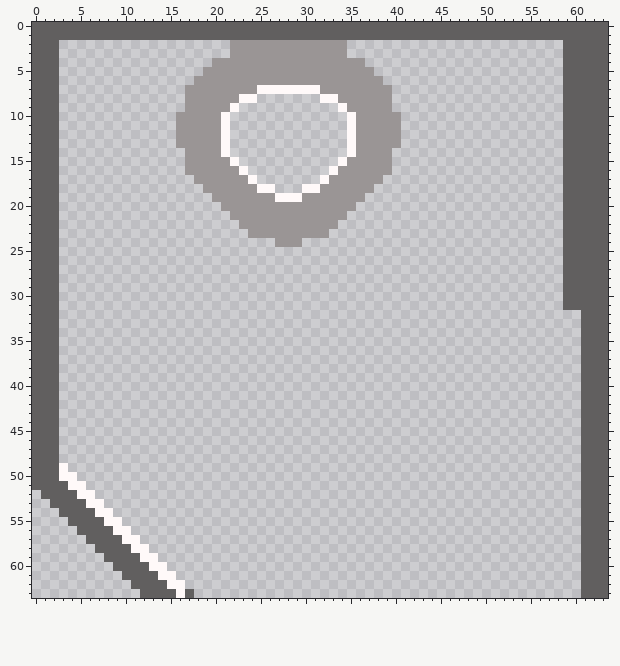
Pixel-art sprite, stored at games/cleaningGame/sprites/toiletleft.png. Above is the file before it was changed.
The file is 64x64 pixels.
The same view after the edit:
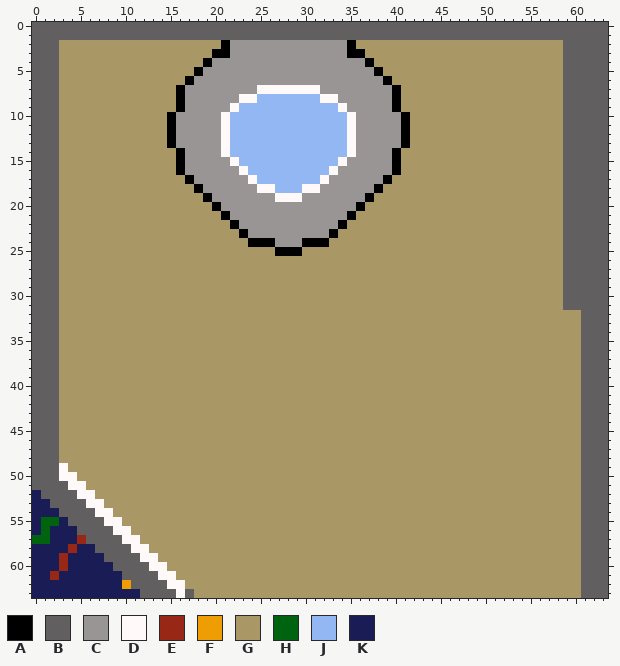
Palette (. is transparent): A #000000  B #615f5f  C #9a9595  D #fff9f9  E #982715  F #ee9e02  G #a99866  H #006310  J #92b7f2  K #1a1c56
From old to new:
y 2: x 3..21 ................... -> GGGGGGGGGGGGGGGGGGA; x 35..58 ........................ -> AGGGGGGGGGGGGGGGGGGGGGGG
y 3: x 3..21 ................... -> GGGGGGGGGGGGGGGGGAA; x 35..58 ........................ -> AAGGGGGGGGGGGGGGGGGGGGGG
y 4: x 3..19 ................. -> GGGGGGGGGGGGGGGGA; x 37..58 ...................... -> AGGGGGGGGGGGGGGGGGGGGG
y 5: x 3..18 ................ -> GGGGGGGGGGGGGGGA; x 38..58 ..................... -> AGGGGGGGGGGGGGGGGGGGG
y 6: x 3..17 ............... -> GGGGGGGGGGGGGGA; x 39..58 .................... -> AGGGGGGGGGGGGGGGGGGG
y 7: x 3..16 .............. -> GGGGGGGGGGGGGA; x 40..58 ................... -> AGGGGGGGGGGGGGGGGGG
y 8: x 3..16 .............. -> GGGGGGGGGGGGGA; x 25..31 ....... -> JJJJJJJ; x 40..58 ................... -> AGGGGGGGGGGGGGGGGGG
y 9: x 3..16 .............. -> GGGGGGGGGGGGGA; x 23..33 ........... -> JJJJJJJJJJJ; x 40..58 ................... -> AGGGGGGGGGGGGGGGGGG
y 10..13: x 3..15 ............. -> GGGGGGGGGGGGA; x 22..34 ............. -> JJJJJJJJJJJJJ; x 41..58 .................. -> AGGGGGGGGGGGGGGGGG
y 14: x 3..16 .............. -> GGGGGGGGGGGGGA; x 22..34 ............. -> JJJJJJJJJJJJJ; x 40..58 ................... -> AGGGGGGGGGGGGGGGGGG
y 15: x 3..16 .............. -> GGGGGGGGGGGGGA; x 23..33 ........... -> JJJJJJJJJJJ; x 40..58 ................... -> AGGGGGGGGGGGGGGGGGG
y 16: x 3..16 .............. -> GGGGGGGGGGGGGA; x 24..32 ......... -> JJJJJJJJJ; x 40..58 ................... -> AGGGGGGGGGGGGGGGGGG
y 17: x 3..17 ............... -> GGGGGGGGGGGGGGA; x 25..31 ....... -> JJJJJJJ; x 39..58 .................... -> AGGGGGGGGGGGGGGGGGGG
y 18: x 3..18 ................ -> GGGGGGGGGGGGGGGA; x 27..29 ... -> JJJ; x 38..58 ..................... -> AGGGGGGGGGGGGGGGGGGGG
y 19: x 3..19 ................. -> GGGGGGGGGGGGGGGGA; x 37..58 ...................... -> AGGGGGGGGGGGGGGGGGGGGG
y 20: x 3..20 .................. -> GGGGGGGGGGGGGGGGGA; x 36..58 ....................... -> AGGGGGGGGGGGGGGGGGGGGGG
y 21: x 3..21 ................... -> GGGGGGGGGGGGGGGGGGA; x 35..58 ........................ -> AGGGGGGGGGGGGGGGGGGGGGGG
y 22: x 3..22 .................... -> GGGGGGGGGGGGGGGGGGGA; x 34..58 ......................... -> AGGGGGGGGGGGGGGGGGGGGGGGG
y 23: x 3..23 ..................... -> GGGGGGGGGGGGGGGGGGGGA; x 33..58 .......................... -> AGGGGGGGGGGGGGGGGGGGGGGGGG
y 24: x 3..26 ........................ -> GGGGGGGGGGGGGGGGGGGGGAAA; x 30..58 ............................. -> AAAGGGGGGGGGGGGGGGGGGGGGGGGGG
y 25: x 3..58 ........................................................ -> GGGGGGGGGGGGGGGGGGGGGGGGAAAGGGGGGGGGGGGGGGGGGGGGGGGGGGGG
y 26..31: x 3..58 ........................................................ -> GGGGGGGGGGGGGGGGGGGGGGGGGGGGGGGGGGGGGGGGGGGGGGGGGGGGGGGG
y 32..48: x 3..60 .......................................................... -> GGGGGGGGGGGGGGGGGGGGGGGGGGGGGGGGGGGGGGGGGGGGGGGGGGGGGGGGGG
y 49: x 4..60 ......................................................... -> GGGGGGGGGGGGGGGGGGGGGGGGGGGGGGGGGGGGGGGGGGGGGGGGGGGGGGGGG
y 50: x 5..60 ........................................................ -> GGGGGGGGGGGGGGGGGGGGGGGGGGGGGGGGGGGGGGGGGGGGGGGGGGGGGGGG
y 51: x 6..60 ....................................................... -> GGGGGGGGGGGGGGGGGGGGGGGGGGGGGGGGGGGGGGGGGGGGGGGGGGGGGGG
y 52: x 0 . -> K; x 7..60 ...................................................... -> GGGGGGGGGGGGGGGGGGGGGGGGGGGGGGGGGGGGGGGGGGGGGGGGGGGGGG
y 53: x 0..1 .. -> KK; x 8..60 ..................................................... -> GGGGGGGGGGGGGGGGGGGGGGGGGGGGGGGGGGGGGGGGGGGGGGGGGGGGG
y 54: x 0..2 ... -> KKK; x 9..60 .................................................... -> GGGGGGGGGGGGGGGGGGGGGGGGGGGGGGGGGGGGGGGGGGGGGGGGGGGG
y 55: x 0..3 .... -> KHHK; x 10..60 ................................................... -> GGGGGGGGGGGGGGGGGGGGGGGGGGGGGGGGGGGGGGGGGGGGGGGGGGG
y 56: x 0..4 ..... -> KHKKK; x 11..60 .................................................. -> GGGGGGGGGGGGGGGGGGGGGGGGGGGGGGGGGGGGGGGGGGGGGGGGGG
y 57: x 0..5 ...... -> HHKKKE; x 12..60 ................................................. -> GGGGGGGGGGGGGGGGGGGGGGGGGGGGGGGGGGGGGGGGGGGGGGGGG
y 58: x 0..6 ....... -> KKKKEKK; x 13..60 ................................................ -> GGGGGGGGGGGGGGGGGGGGGGGGGGGGGGGGGGGGGGGGGGGGGGGG
y 59: x 0..7 ........ -> KKKEKKKK; x 14..60 ............................................... -> GGGGGGGGGGGGGGGGGGGGGGGGGGGGGGGGGGGGGGGGGGGGGGG
y 60: x 0..8 ......... -> KKKEKKKKK; x 15..60 .............................................. -> GGGGGGGGGGGGGGGGGGGGGGGGGGGGGGGGGGGGGGGGGGGGGG
y 61: x 0..9 .......... -> KKEKKKKKKK; x 16..60 ............................................. -> GGGGGGGGGGGGGGGGGGGGGGGGGGGGGGGGGGGGGGGGGGGGG
y 62: x 0..10 ........... -> KKKKKKKKKKF; x 17..60 ............................................ -> GGGGGGGGGGGGGGGGGGGGGGGGGGGGGGGGGGGGGGGGGGGG
y 63: x 0..11 ............ -> KKKKKKKKKKKK; x 18..60 ........................................... -> GGGGGGGGGGGGGGGGGGGGGGGGGGGGGGGGGGGGGGGGGGG
Changed places in both pictures, as pixel boxes (x1, y1, x2, y2):
added: (32, 40, 581, 598)
